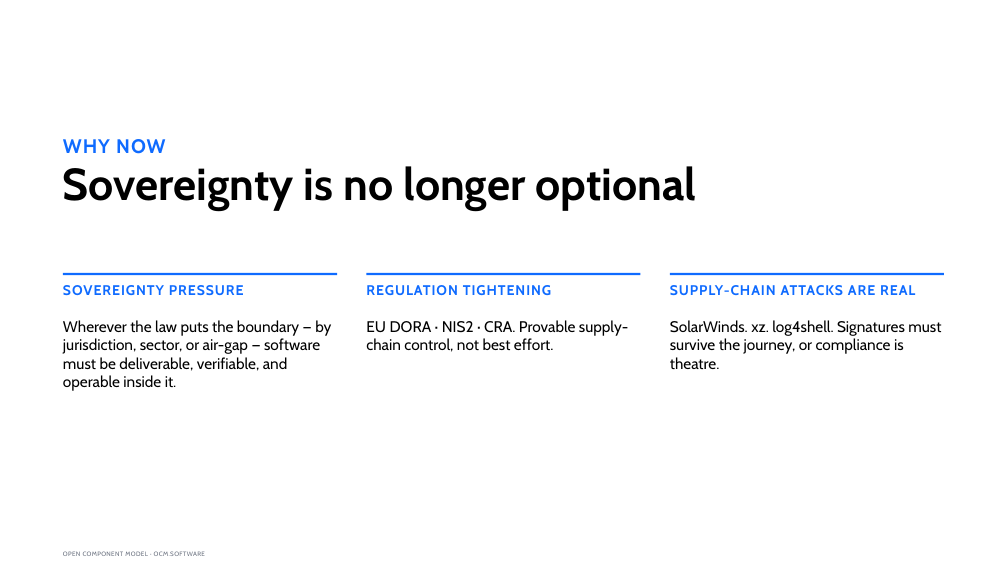
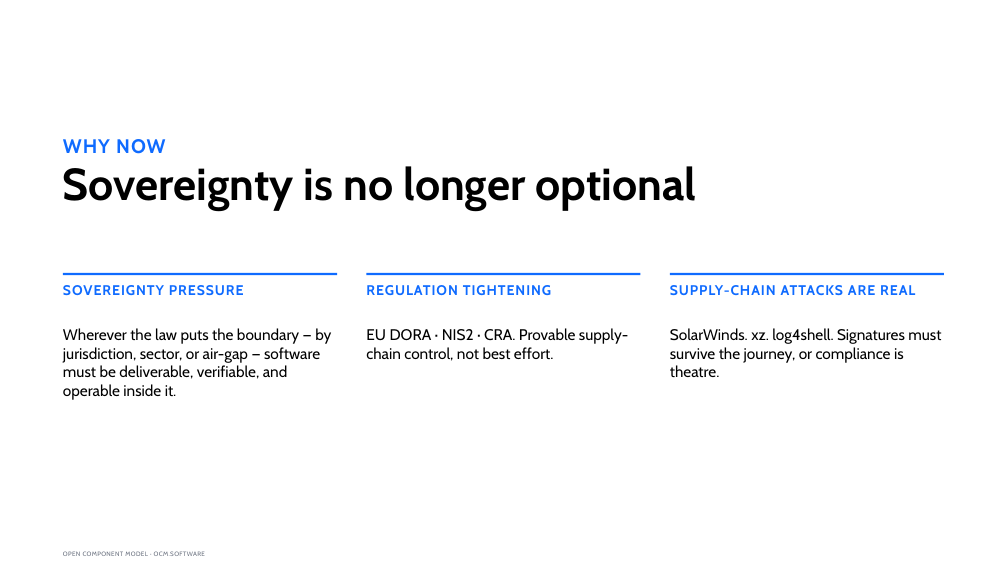
Before and after one commit to morri-son/open-component-model, a slide deck: slide 2 of docs/community/marketing/decks/exec-phase1/OCM-Sovereign-Delivery-Exec.pptx. Drawn at 1008x567 pixels with LibreOffice and Linux fonts; fonts in the diff are those of the drawing. Boxes give left, top, right and bottom in pixels: in the first picture for what was removed or moved away, otherwise in the second. Text is boxed around its words. In the diff, an @@ line names an element or a change of style, - is before the commit and + after.

```diff
--- a/docs/community/marketing/decks/exec-phase1/OCM-Sovereign-Delivery-Exec.pptx
+++ b/docs/community/marketing/decks/exec-phase1/OCM-Sovereign-Delivery-Exec.pptx
@@ text "Wherever the law puts the ...": place and size @@
-text "Wherever the law puts the ..." at (63,320,331,391)
+text "Wherever the law puts the ..." at (63,328,331,400)
@@ text "EU DORA · NIS2 · ...": place and size @@
-text "EU DORA · NIS2 · ..." at (366,320,628,352)
+text "EU DORA · NIS2 · ..." at (366,328,628,361)
@@ text "SolarWinds. xz. log4shell. Signatures must ...": place and size @@
-text "SolarWinds. xz. log4shell. Signatures must ..." at (670,320,941,369)
+text "SolarWinds. xz. log4shell. Signatures must ..." at (670,328,941,377)
```
Also in this commit, not shown: 1 other slide changed, 4 other files.
